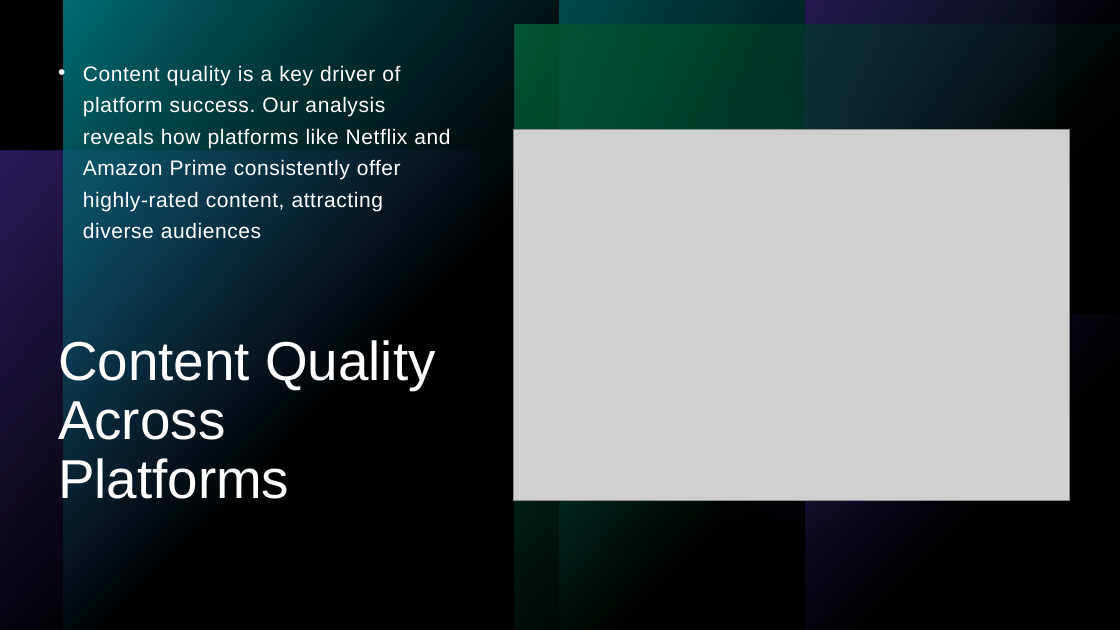
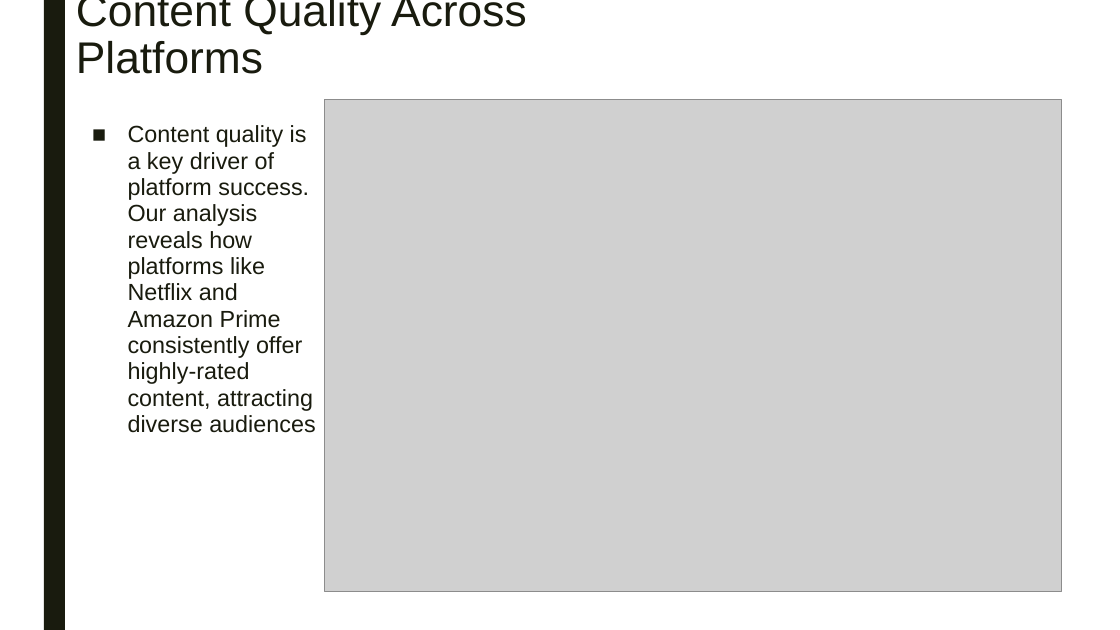
Before and after one commit to lanahuyen/media_tv, a slide deck: slide 6 of Presentation1.pptx. Drawn at 1120x630 pixels with LibreOffice and Linux fonts; fonts in the diff are those of the drawing; grey boxes stand for pictures. Boxes give left, top, right and bottom in pixels: in the first picture for what was removed or moved away, otherwise in the second. Text is boxed around its words. In the diff, an @@ line names an element or a change of style, - is before the commit and + after.

```diff
--- a/Presentation1.pptx
+++ b/Presentation1.pptx
@@ background #000000 to #FFFFFF @@
@@ rectangle removed at <box>0,0,1120,630</box> @@
@@ rectangle removed at <box>0,0,1120,630</box> @@
@@ rectangle added at <box>44,0,65,630</box>, fill #191B0E @@
@@ title "Content Quality Across Platforms": place and size @@
-title "Content Quality Across Platforms" at <box>58,340,436,499</box>
+title "Content Quality Across Platforms" at <box>76,0,527,74</box>
@@ title "Content Quality Across Platforms" at <box>76,0,527,74</box>: size 47 to 38 pt, text colour #FFFFFF to #191B0E; line spacing 0.9 to 0.89 @@
@@ group removed at <box>0,0,1120,630</box>: 4 rectangles, 1 ellipse @@
@@ group removed at <box>0,0,1120,630</box>: 6 rectangles, 2 ellipses @@
@@ text "Content quality is a key ...": place and size @@
-text "Content quality is a key ..." at <box>83,65,450,239</box>
+text "Content quality is a key ..." at <box>128,125,315,433</box>
@@ text "Content quality is a key ..." at <box>128,125,315,433</box>: size 18 to 20 pt, text colour #FFFFFF to #191B0E, letter spacing 0.5 to 0 pt; bullet • to ■; line spacing 1.25 to 0.94; more space between paragraphs @@
@@ picture: place and size @@
-picture at <box>513,129,1070,501</box>
+picture at <box>325,99,1062,591</box>
```
Also in this commit, not shown: 10 other slides changed, 4 slides added, 1 slide removed, 1 other file.
